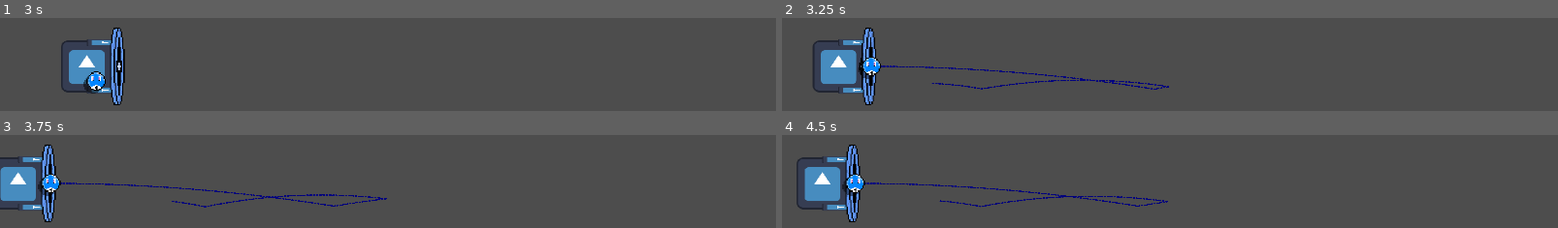
Above: before the commit, frames 1-4 (two rows, left to right).
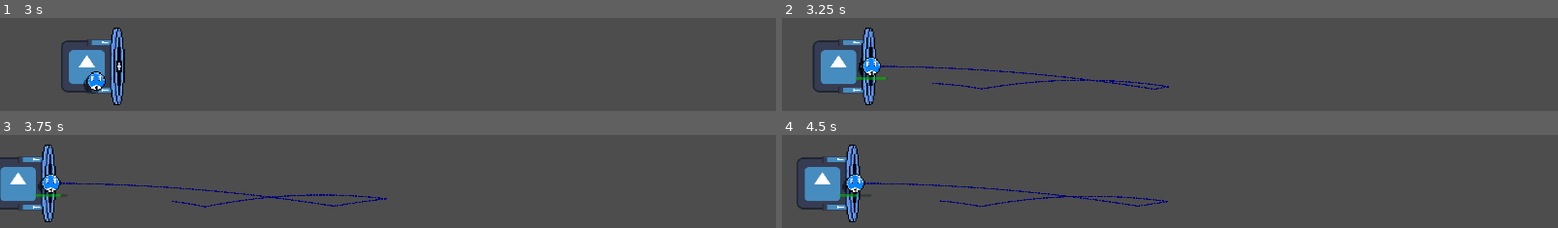
Above: after the commit, the same moments.

Repository: Z3BINI/game-design-final-project
Game: Godot game, scene res://scenes/insane_pool/test_level.tscn
Same seed, same stepped clock (60 frames per second), same inputs: the game is played once before the commit and once after it. The project has no main scene, so this scene is started directly. The engine's default icon, where the game draws it, is replaced by a stand-in: a white triangle on a blue panel in a dark square.
Inputs (mouse positions are in pixels of both pictures, inside the frame that each line leads up to):
- Up to frame 1 (3 s): move the mouse to (outside the picture) at 0.52 s; hold E (interact) 0.53-1.28 s; hold W (move_forward) 0.53-2.03 s; tap Space (jump) at 0.77, 1.52 s; move the mouse to (outside the picture) at 1.27 s; click (outside the picture) at 1.35 s; move the mouse to (outside the picture) at 2.02 s; hold E (interact) 2.03-2.78 s; hold A (move_left) from 2.03 s (still down); move the mouse to (426, 58) at 2.77 s; click (426, 58) at 2.85 s
- Up to frame 2 (3.25 s): keep holding A (move_left); tap Space (jump) at 3.02 s
- Up to frame 3 (3.75 s): move the mouse to (outside the picture) at 3.52 s; release A (move_left) at 3.53 s; hold S (move_backward) from 3.53 s (still down); hold E (interact) from 3.53 s (still down)
- Up to frame 4 (4.5 s): tap Space (jump) at 3.77 s; tap Enter at 4.25 s; move the mouse to (1340, 153) at 4.27 s; release S (move_backward) at 4.28 s; release E (interact) at 4.28 s; hold D (move_right) from 4.28 s (still down); click (1340, 153) at 4.35 s

Frame 1 is identical in both runs. In frame 2, 0.1% of the frame differs, in the area x 9-14%, y 63-67%; in frame 3, 0.1%; in frame 4, less than 0.1%.

Commit message:
Visible shoot timer

Diff:
--- a/scenes/insane_pool/balls/color_ball.tscn
+++ b/scenes/insane_pool/balls/color_ball.tscn
@@ -56,3 +56,12 @@
 
 [node name="CollisionShape2D" type="CollisionShape2D" parent="."]
 shape = SubResource("CircleShape2D_0c0gu")
+
+[node name="ShootTimer" type="ProgressBar" parent="."]
+visible = false
+modulate = Color(0, 1, 0, 1)
+offset_left = -40.0
+offset_top = 26.0
+offset_right = 41.0
+offset_bottom = 33.0
+show_percentage = false
--- a/scripts/insane_pool/ball/color_ball.gd
+++ b/scripts/insane_pool/ball/color_ball.gd
@@ -12,6 +12,7 @@
 var suck_pos : Vector2 = Vector2.ZERO
 var suck_failed : bool = false
 var caught : bool = false
+var timer : SceneTreeTimer = null
 
 var my_points : int = 11
 
@@ -21,10 +22,16 @@
 @onready var sprite_2d: Sprite2D = $Sprite2D
 
 func _ready() -> void:
+	$ShootTimer.max_value = SHOOT_CD
+	$ShootTimer.value = SHOOT_CD
+
 	canon = get_tree().get_first_node_in_group("canon")
 	sprite_2d.texture = game_object_data.get_my_color_texture()
 
 func _physics_process(delta: float) -> void:
+	if timer != null:
+		$ShootTimer.value = timer.time_left
+
 	if suck_pos != Vector2.ZERO:
 		suck_me((suck_pos - global_position).normalized(), delta)
 		move_and_slide()
@@ -52,6 +59,7 @@
 	velocity += -from * randf_range(300, 600)
 
 func catch():
+	$ShootTimer.visible = true
 	if my_points > 2:
 		my_points -= 1
 
@@ -59,7 +67,11 @@
 	velocity = Vector2.ZERO
 	caught = true
 
-	await get_tree().create_timer(SHOOT_CD).timeout
+	timer = get_tree().create_timer(SHOOT_CD)
+	await timer.timeout
+	timer = null
+
+	$ShootTimer.visible = false
 	shoot()
 
 func shoot():
